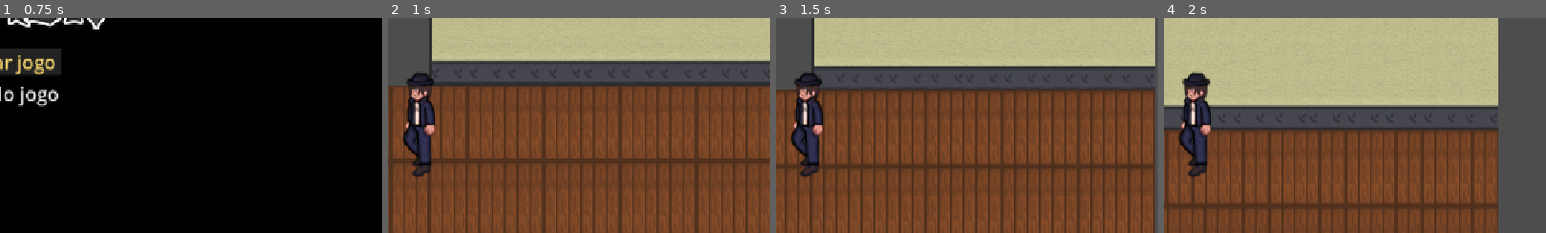
Above: before the commit, frames 1-4 (left to right).
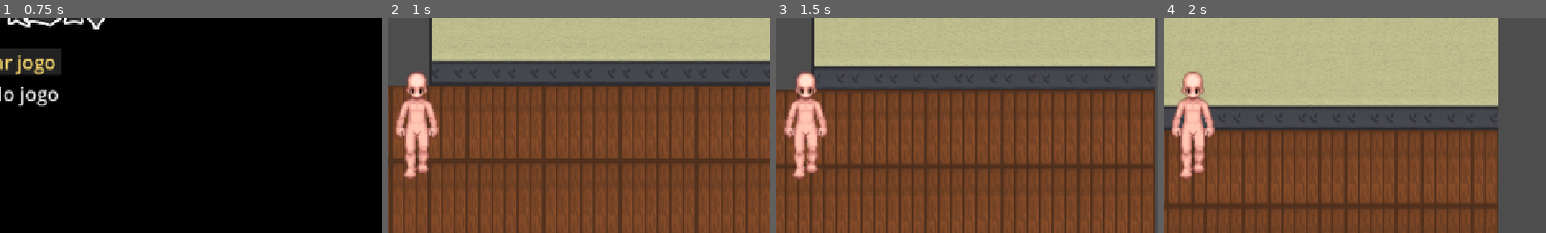
Above: after the commit, the same moments.

Repository: titoalc/Detetive-dutch
Game: Godot game, scene res://control.tscn
The game is run twice, just before and just after one commit, with the same random seed, the same clock (stepped at 60 frames per second) and the same inputs.
Inputs (mouse positions are % of the whole screen's width and height, from its top left):
- Up to frame 1 (0.75 s): click "iniciar jogo" at 0.5 s
- Up to frame 2 (1 s): no input
- Up to frame 3 (1.5 s): move the mouse to (72, 45) at 1.27 s; click (72, 45) at 1.42 s
- Up to frame 4 (2 s): no input
The pictures show only the part of the screen within x 50-100%, y 50-100%; the shares and areas given below are measured in that part.

Frame 1 is identical in both runs. In frame 2, 3.6% of the frame differs, in the area x 2-14%, y 24-75%; in frame 3, 3.6%; in frame 4, 3.7%.

Commit message:
sprite de movimento base para baixo

Diff:
--- a/cenas/cena 2.tscn
+++ b/cenas/cena 2.tscn
@@ -1,7 +1,7 @@
 [gd_scene format=4 uid="uid://dnuuknscktfkl"]
 
 [ext_resource type="Script" uid="uid://beultfwotchx5" path="res://scripts/movimento do personagem.gd" id="1_6mo1h"]
-[ext_resource type="Texture2D" uid="uid://dkjj8l7jnk4vu" path="res://sprites/4 Sem Título_20260421044839.png" id="2_6pevq"]
+[ext_resource type="Texture2D" uid="uid://7tibpim8qxxb" path="res://sprites/5 Sem Título_20260423012723.png" id="2_6pevq"]
 [ext_resource type="Texture2D" uid="uid://cep7u2tm8rehv" path="res://tiles/chão assoalho 3.png" id="4_ic435"]
 [ext_resource type="Texture2D" uid="uid://df1lrh3xpn8j3" path="res://tiles/teto2.png" id="5_qm3yn"]
 [ext_resource type="Texture2D" uid="uid://c4tj7100da6bt" path="res://tiles/papel de parede creme.png" id="5_xfwx1"]
@@ -11,15 +11,68 @@
 [ext_resource type="Texture2D" uid="uid://mlbimxeatq03" path="res://tiles/teto1.png" id="8_tmpeu"]
 [ext_resource type="Texture2D" uid="uid://baro4uimtqf25" path="res://tiles/escada.png" id="9_raxwd"]
 
+[sub_resource type="AtlasTexture" id="AtlasTexture_b07p6"]
+atlas = ExtResource("2_6pevq")
+region = Rect2(0, 0, 664, 1300)
+
+[sub_resource type="AtlasTexture" id="AtlasTexture_raxwd"]
+atlas = ExtResource("2_6pevq")
+region = Rect2(664, 0, 664, 1300)
+
+[sub_resource type="AtlasTexture" id="AtlasTexture_brtfe"]
+atlas = ExtResource("2_6pevq")
+region = Rect2(1328, 0, 664, 1300)
+
+[sub_resource type="AtlasTexture" id="AtlasTexture_ck0sh"]
+atlas = ExtResource("2_6pevq")
+region = Rect2(1992, 0, 664, 1300)
+
+[sub_resource type="AtlasTexture" id="AtlasTexture_b08ct"]
+atlas = ExtResource("2_6pevq")
+region = Rect2(2656, 0, 664, 1300)
+
+[sub_resource type="AtlasTexture" id="AtlasTexture_ade3m"]
+atlas = ExtResource("2_6pevq")
+region = Rect2(3320, 0, 664, 1300)
+
+[sub_resource type="AtlasTexture" id="AtlasTexture_7gj2j"]
+atlas = ExtResource("2_6pevq")
+region = Rect2(3984, 0, 664, 1300)
+
+[sub_resource type="AtlasTexture" id="AtlasTexture_nxmv3"]
+atlas = ExtResource("2_6pevq")
+region = Rect2(4648, 0, 664, 1300)
+
 [sub_resource type="SpriteFrames" id="SpriteFrames_jtpim"]
 animations = [{
 "frames": [{
 "duration": 1.0,
-"texture": ExtResource("2_6pevq")
+"texture": SubResource("AtlasTexture_b07p6")
+}, {
+"duration": 1.0,
+"texture": SubResource("AtlasTexture_raxwd")
+}, {
+"duration": 1.0,
+"texture": SubResource("AtlasTexture_brtfe")
+}, {
+"duration": 1.0,
+"texture": SubResource("AtlasTexture_ck0sh")
+}, {
+"duration": 1.0,
+"texture": SubResource("AtlasTexture_b08ct")
+}, {
+"duration": 1.0,
+"texture": SubResource("AtlasTexture_ade3m")
+}, {
+"duration": 1.0,
+"texture": SubResource("AtlasTexture_7gj2j")
+}, {
+"duration": 1.0,
+"texture": SubResource("AtlasTexture_nxmv3")
 }],
 "loop": true,
 "name": &"default",
-"speed": 1.0
+"speed": 8.0
 }]
 
 [sub_resource type="RectangleShape2D" id="RectangleShape2D_x6040"]
@@ -164,6 +217,7 @@
 scale = Vector2(0.4401873, 0.4527713)
 sprite_frames = SubResource("SpriteFrames_jtpim")
 autoplay = "default"
+frame_progress = 0.48584923
 
 [node name="CollisionShape2D" type="CollisionShape2D" parent="CharacterBody2D" unique_id=684094450]
 position = Vector2(0, -8.888794)
Binary file removed: sprites/4 Sem Título_20260421044717.png
Binary file removed: sprites/4 Sem Título_20260421044839.png
Not shown, added: sprites/5 Sem Título_20260423012259.png.import
Not shown, added: sprites/5 Sem Título_20260423012514.png.import
Binary file added: sprites/5 Sem Título_20260423012723.png
Not shown, changed: sprites/5 Sem Título_20260423012723.png.import
Binary file removed: sprites/personagem idle1.png
Binary file removed: sprites/personagem idle2.png
Not shown, changed: .nomedia
